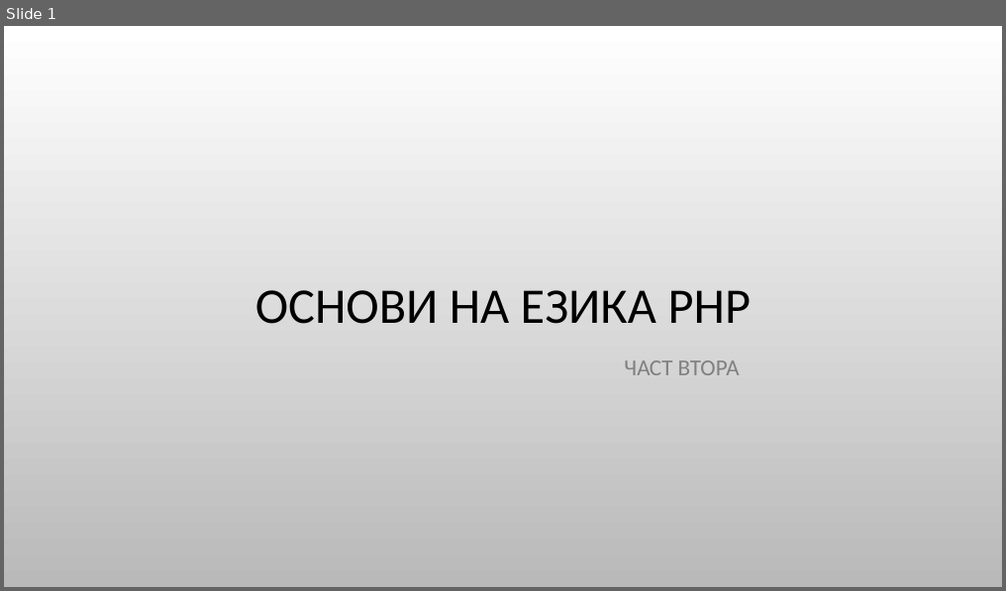
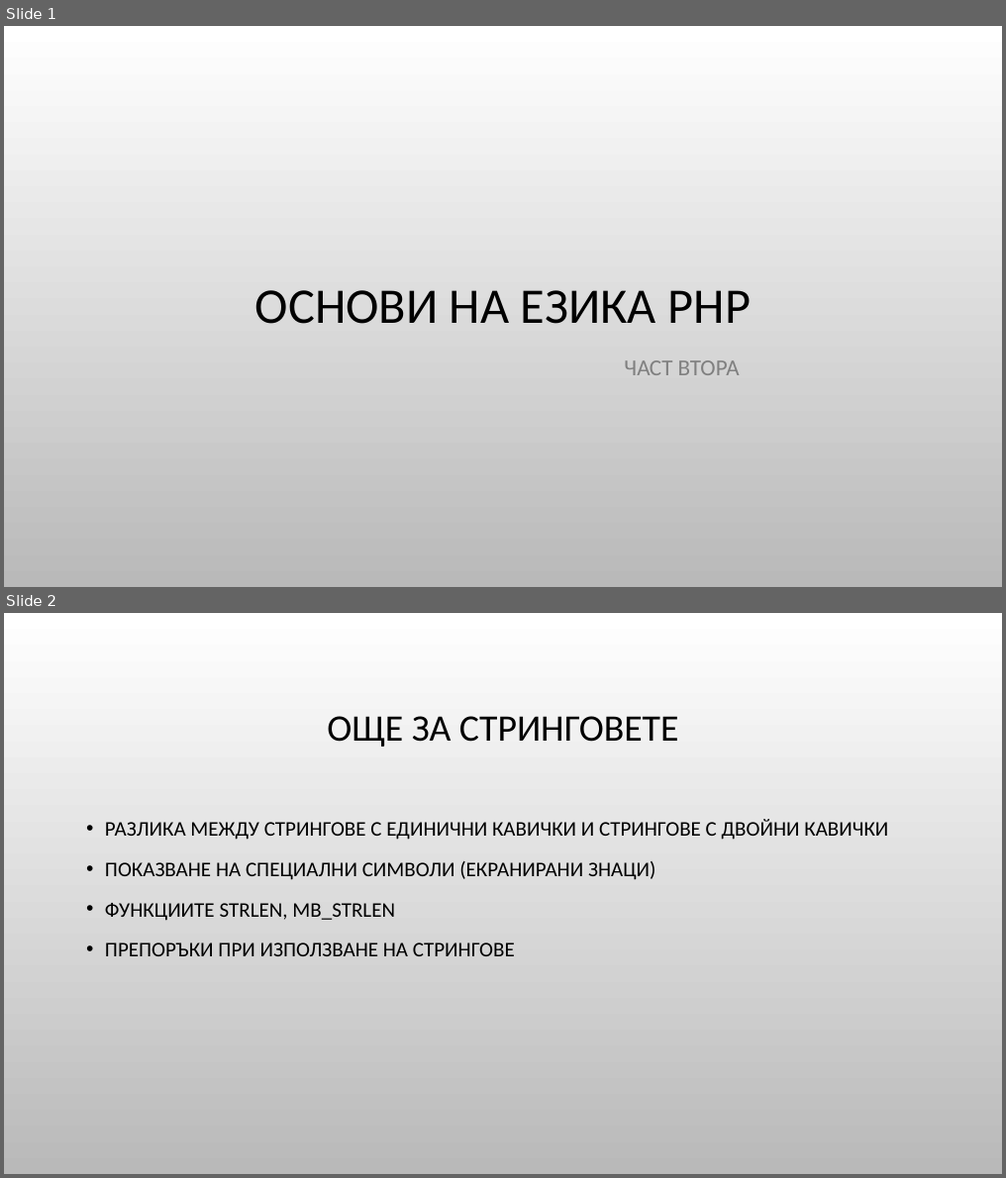
Before and after one commit to Bilyukov/php-mysql-course, a slide deck: 05.php-basics-2.pptx. Shown one above the other, each under a label of ours: slide 1 before the commit, slides 1 and 2 after it. The pictures are 1006x591 and 1006x1178 pixels, drawn with LibreOffice and Linux fonts; fonts in the diff are those of the drawing; background and template pictures are left out. Boxes give left, top, right and bottom in pixels: in the first picture for what was removed or moved away, otherwise in the second. Text is boxed around its words. In the diff, an @@ line names an element or a change of style, - is before the commit and + after.

```diff
--- a/05.php-basics-2.pptx
+++ b/05.php-basics-2.pptx
@@ slide 2 added at (4, 613, 1002, 1174), background picture (left out) @@
@@ title added at (327, 716, 679, 747), 36 pt, text #000000 @@
+ОЩЕ ЗА СТРИНГОВЕТЕ
@@ text added at (105, 819, 888, 957), 20 pt, text #000000 @@
+• РАЗЛИКА МЕЖДУ СТРИНГОВЕ С ЕДИНИЧНИ КАВИЧКИ И СТРИНГОВЕ С ДВОЙНИ КАВИЧКИ
+• ПОКАЗВАНЕ НА СПЕЦИАЛНИ СИМВОЛИ (ЕКРАНИРАНИ ЗНАЦИ)
+• ФУНКЦИИТЕ STRLEN, MB_STRLEN
+• ПРЕПОРЪКИ ПРИ ИЗПОЛЗВАНЕ НА СТРИНГОВЕ
```
Also in this commit, not shown: 21 other slides added, 11 other files.
